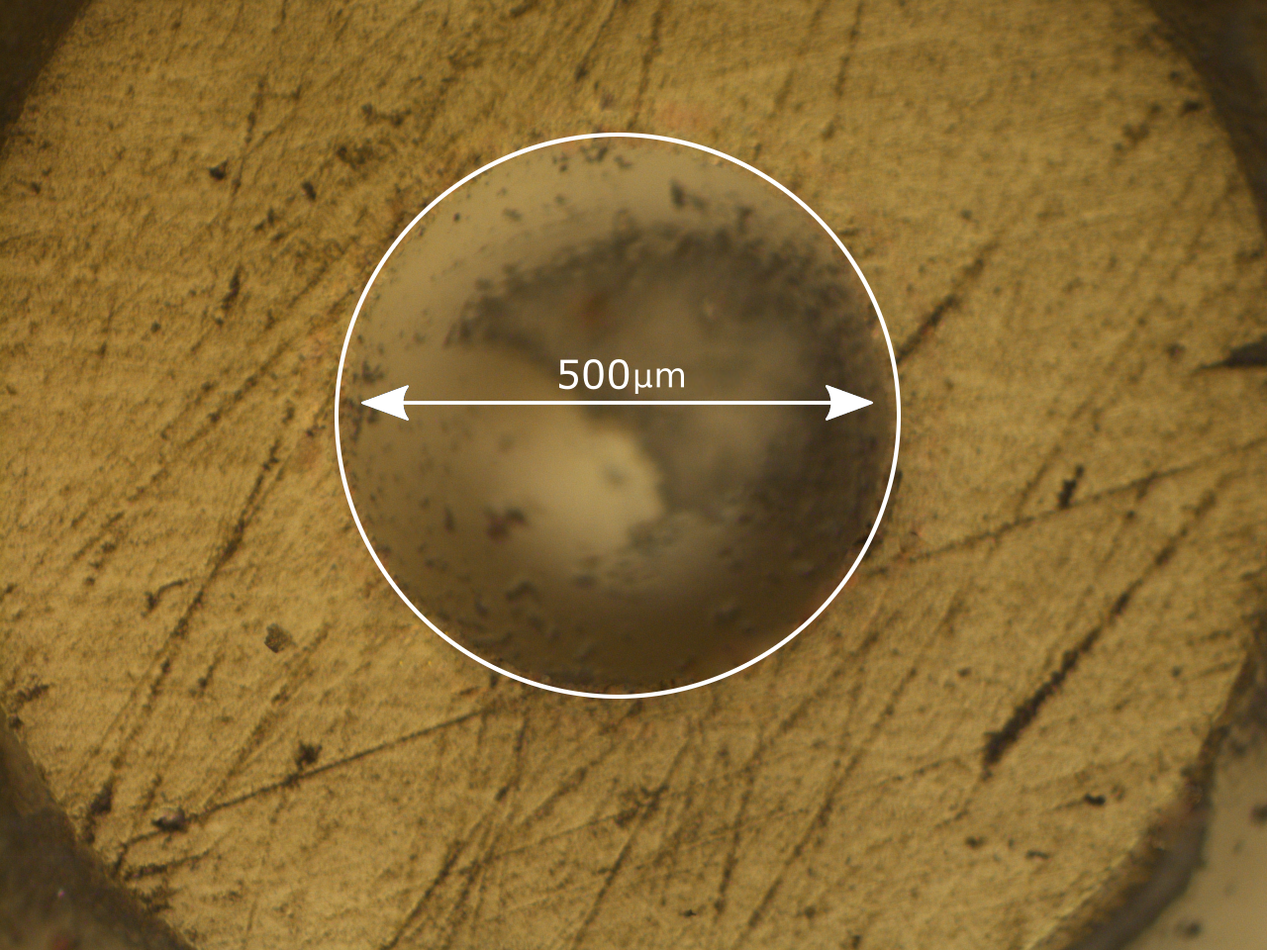
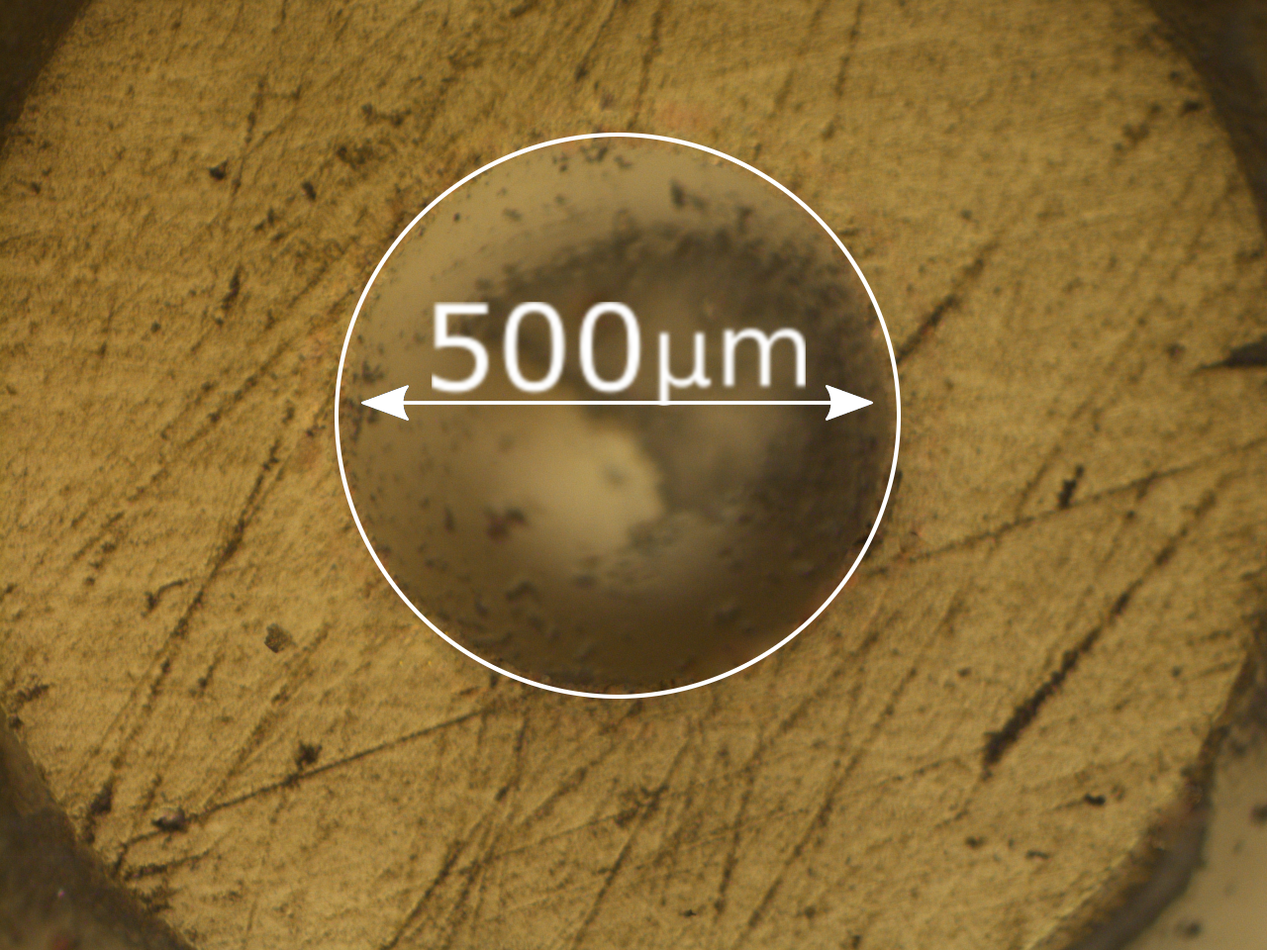
Comparing the layer stacks of the two (1267, 950) images. Changes:
renamed "500.png" to "Transformation", painted on it over [431, 301, 806, 406]
